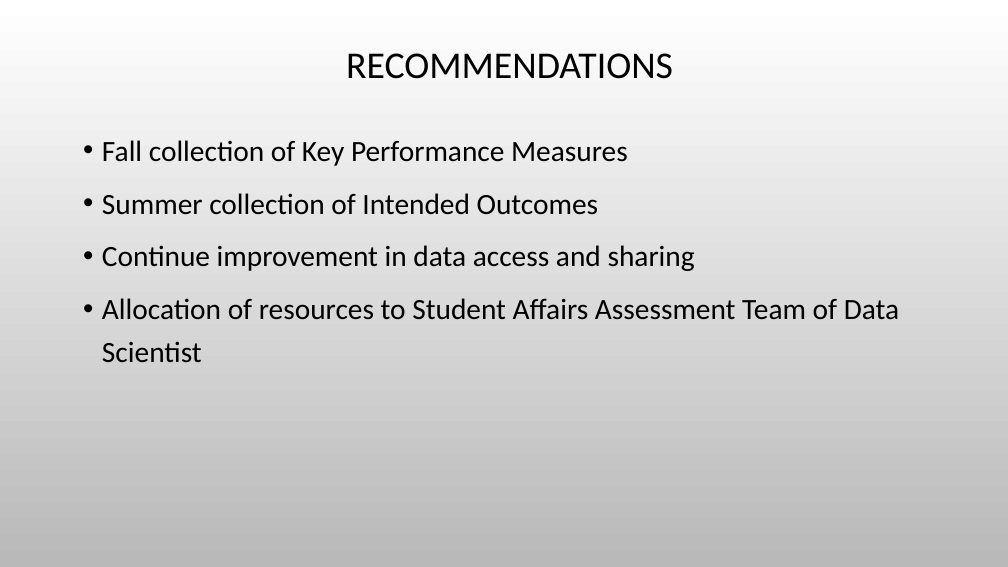
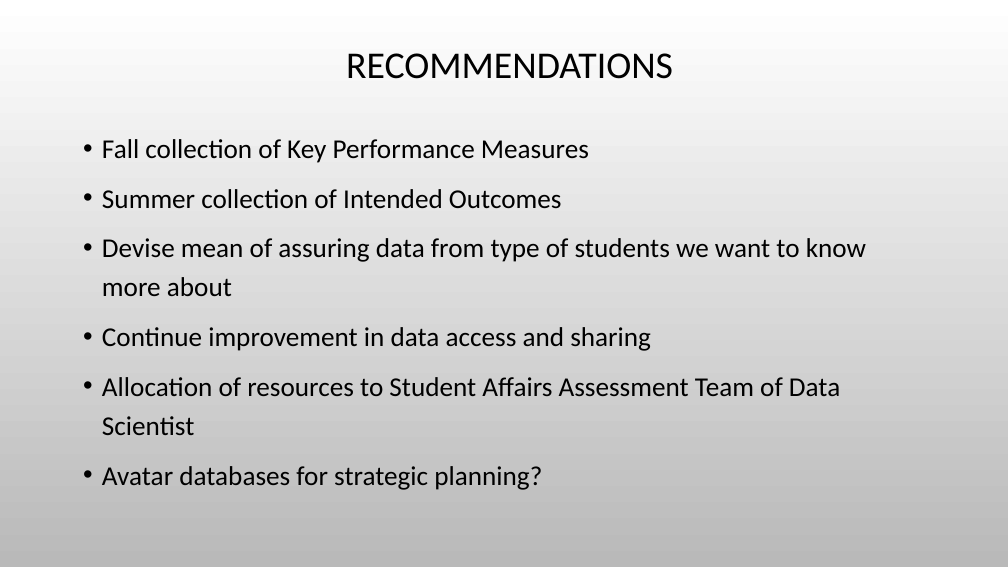
Before and after one commit to danielwreilly/student-retention, a slide deck: slide 23 of Capstone Presentation.pptx (slide 17 before the commit). Drawn at 1008x567 pixels with LibreOffice and Linux fonts; fonts in the diff are those of the drawing; background and template pictures are left out. Boxes give left, top, right and bottom in pixels: in the first picture for what was removed or moved away, otherwise in the second. Text is boxed around its words. In the diff, an @@ line names an element or a change of style, - is before the commit and + after.

```diff
--- a/Capstone Presentation.pptx
+++ b/Capstone Presentation.pptx
@@ text at bbox=[102, 139, 840, 435]: size 28 to 25.9 pt in "Fall collection of Key Performance Measures", "Summer collection of Intended Outcomes", "Continue improvement in data access and sharing", "Allocation of resources to Student Affairs Assessment ..." @@
@@ text at bbox=[102, 238, 866, 296]: paragraph added @@
+• Devise mean of assuring data from type of students we want to know more about
@@ text at bbox=[102, 466, 542, 490]: paragraph added @@
+• Avatar databases for strategic planning?
```
Also in this commit, not shown: 2 other slides changed, 6 slides added.
